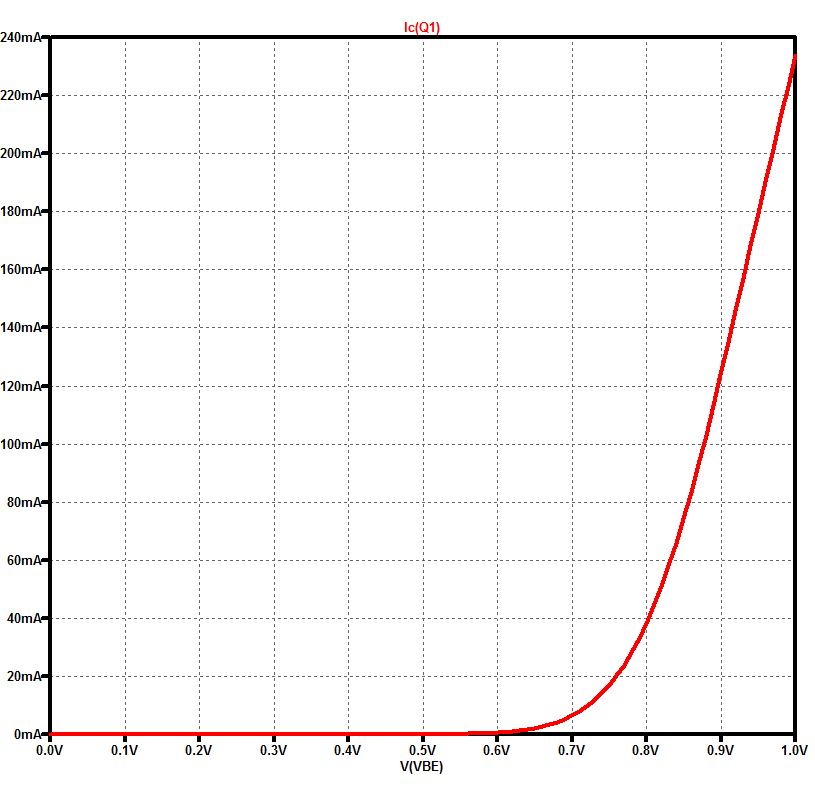
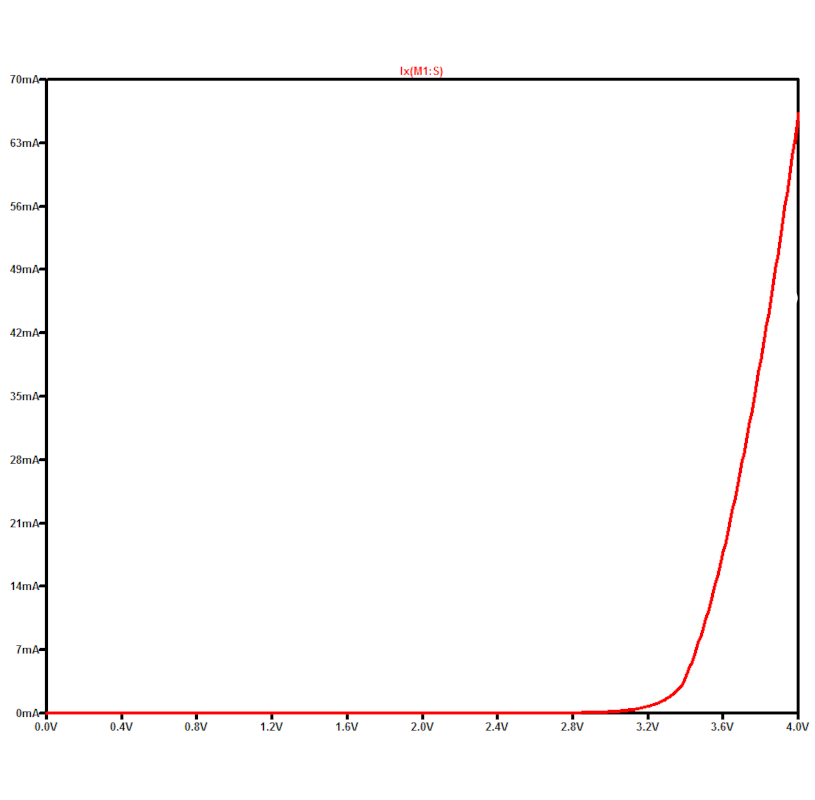
The second 815 × 800 image is a revision of the first. Changes to its layers:
renamed "bjt_transferencia" to "npn_transferencia", hid it over [0, 22, 809, 774]
added layer "pmos trans" above "nmos_transferencia" over [10, 64, 810, 735]
